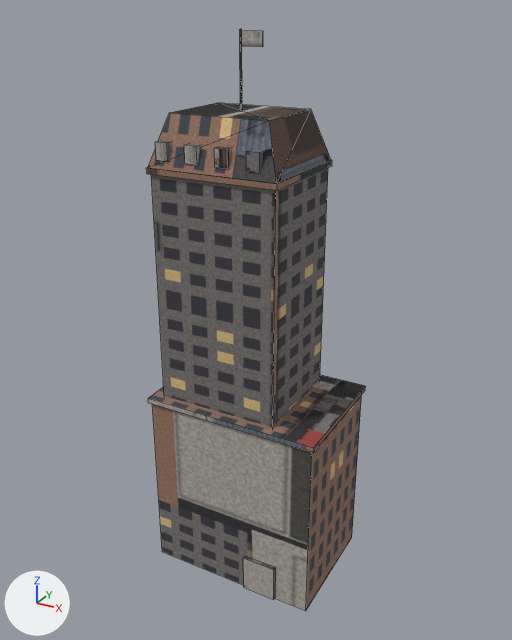
Before and after pictures for a commit that changed the FBX model Content/Assets/Locations/City/SM_Tower_Office_B.fbx.
Before and after are seen from a 50 mm lens placed at (34.3, -63.0, 62.8), pointed at (-0.4, 0.1, 31.2). The axes (+X, +Y, +Z) are drawn at lower left. The lights are the same throughout. The first picture is the older version. Mesh edges are drawn as thin lines. Objects named as collision shapes, trigger or cutter boxes, shadow casters or lower levels of detail are left out.

Objects in the first picture: 'SM_Tower_Office_B'.
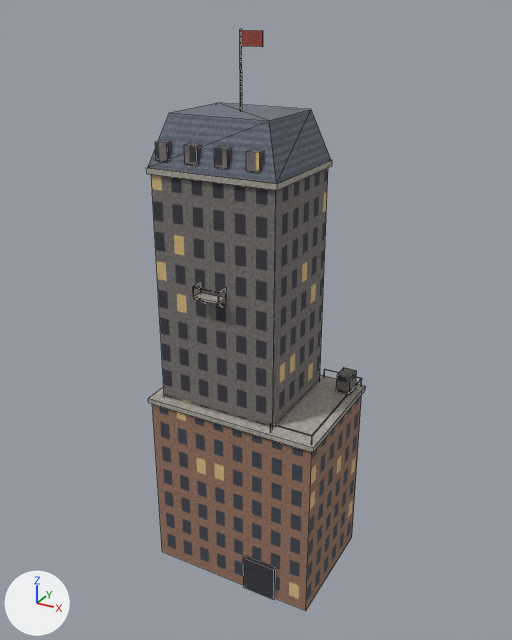
Where the change shows, as pixel boxes (x1, y1, x2, y2) in the pictures (512 x 640 px):
part 1 of me_sm_tower_office_b, added: after (194, 293, 226, 305)
part 2 of me_sm_tower_office_b, added: after (312, 378, 362, 436)
part 3 of me_sm_tower_office_b, added: after (336, 368, 357, 395)
part 4 of me_sm_tower_office_b, surface changed: (146, 29, 366, 611) in both

What the commit changed:
me_sm_tower_office_b is used by ob_sm_tower_office_b; location (0.0, 0.0, 0.0).
me_sm_tower_office_b had 100 vertices, 80 faces and spanned x -10.3..10.3, y -7.3..7.3, z 0.0..61.0.
me_sm_tower_office_b now has 244 vertices, 188 faces and spans x -10.3..10.3, y -7.4..7.3, z 0.0..61.0.
me_sm_tower_office_b part 1: a new loose piece, a box spanning x -3.5..-0.5, y -7.4..-6.0, z 35.75..36.0, in mat_m_city_towerb (picture img_t_city_towerb_png).
me_sm_tower_office_b part 2: a new loose piece, a box spanning x 9.872..9.928, y -6.9..6.9, z 23.322..23.378, in mat_m_city_towerb (picture img_t_city_towerb_png).
me_sm_tower_office_b part 3: a new loose piece, a box spanning x 7.8..9.4, y 4.4..6.4, z 22.3..24.5, in mat_m_city_towerb (picture img_t_city_towerb_png).
me_sm_tower_office_b part 4: 80 kept faces spanning x -10.3..10.3, y -7.3..7.3, z 0.0..61.0 get new texture (UV) coordinates.
Other edits to the shape of me_sm_tower_office_b do not show in these pictures.
